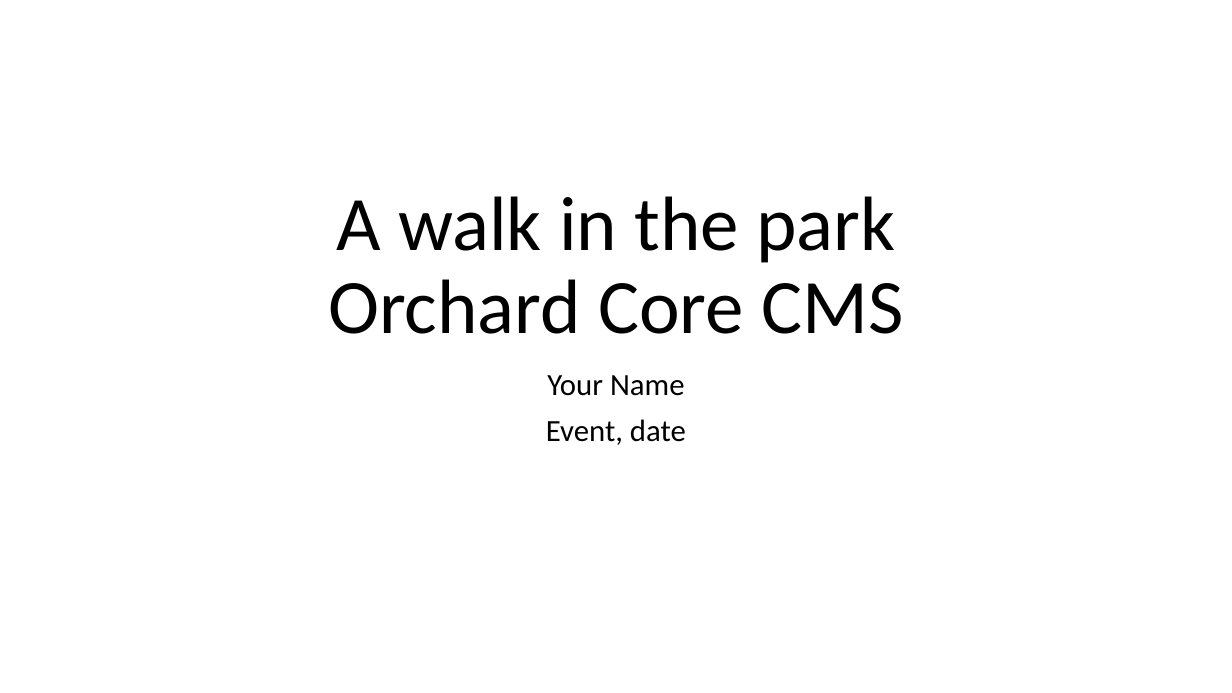
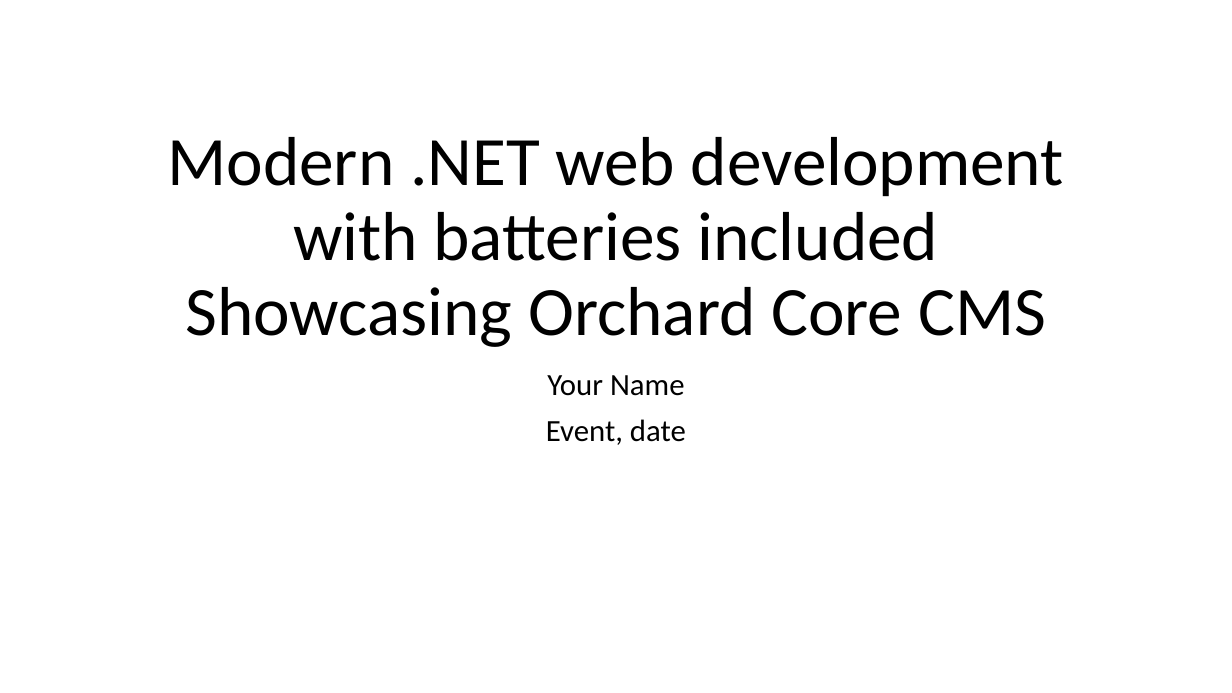
Before and after one commit to Lombiq/Orchard-Ambassadors-Toolbox, a slide deck: slide 1 of IntroductoryTalkTemplate/Orchard Core CMS introductory talk.pptx. Drawn at 1232x693 pixels with LibreOffice and Linux fonts; fonts in the diff are those of the drawing. Boxes give left, top, right and bottom in pixels: in the first picture for what was removed or moved away, otherwise in the second. Text is boxed around its words. In the diff, an @@ line names an element or a change of style, - is before the commit and + after.

```diff
--- a/IntroductoryTalkTemplate/Orchard Core CMS introductory talk.pptx
+++ b/IntroductoryTalkTemplate/Orchard Core CMS introductory talk.pptx
@@ title at bbox=[167, 137, 1064, 347]: text changed; size 60 to 54 pt @@
-A walk in the park
-Orchard Core CMS
+Modern .NET web development with batteries included Showcasing Orchard Core CMS
```
Also in this commit, not shown: 3 other slides changed.
